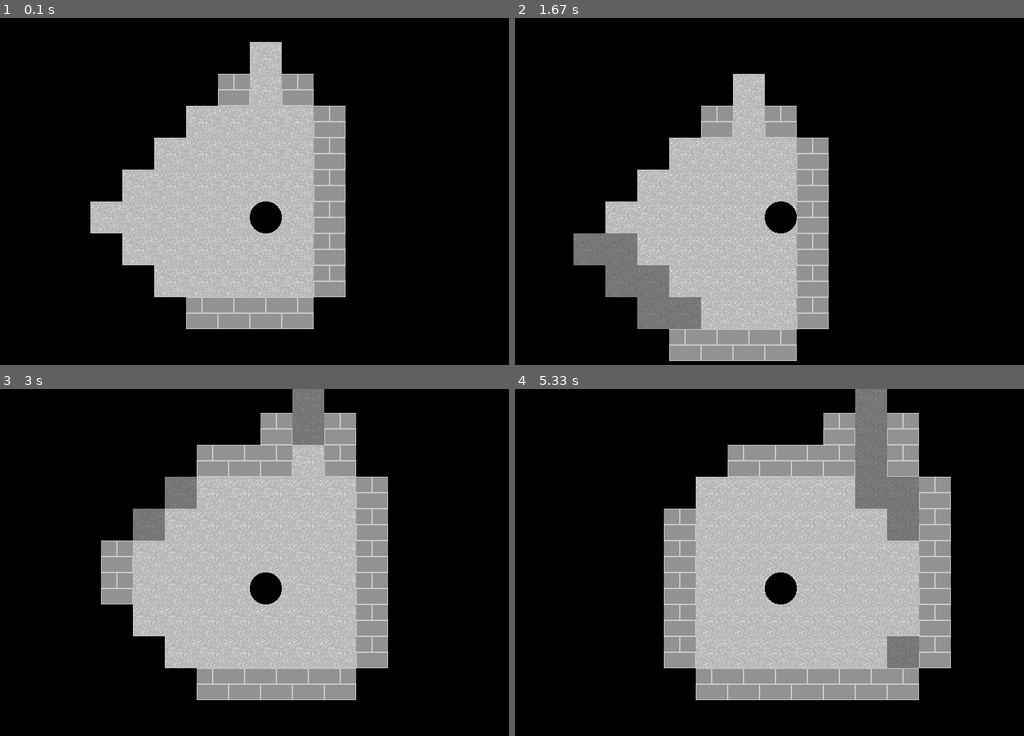
Above: before the commit, frames 1-4 (two rows, left to right).
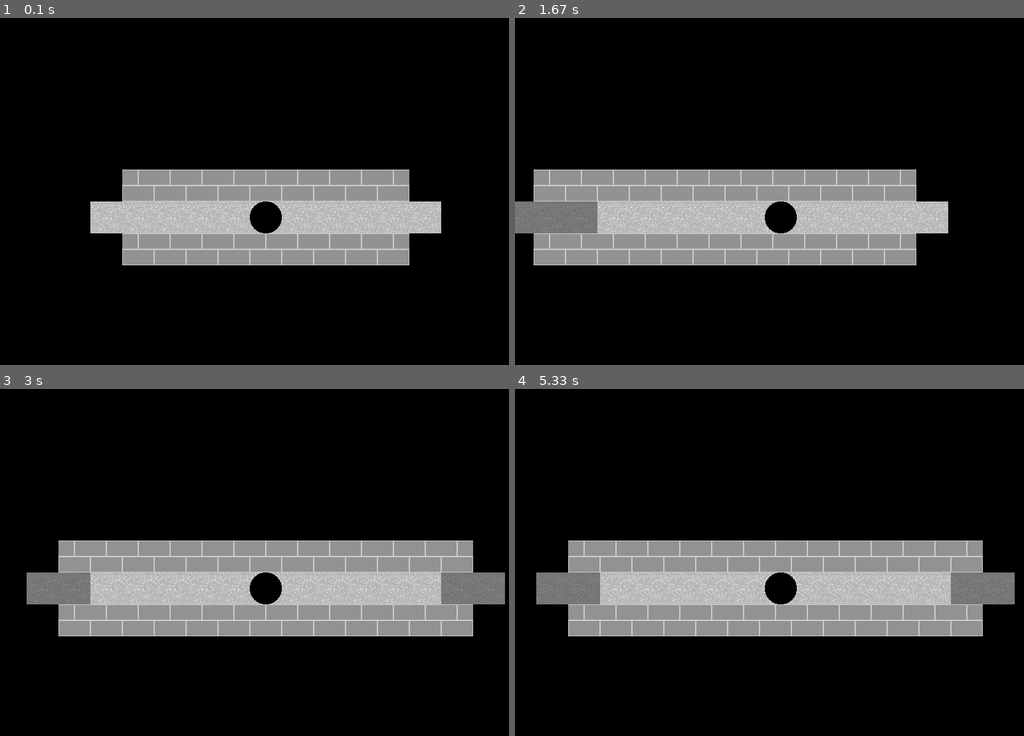
Above: after the commit, the same moments.

Repository: xenoryt/ZombieRunner2
Game: pygame game, started from game/main.py
The game is run twice, just before and just after one commit, with the same random seed, the same clock (stepped at 60 frames per second) and the same inputs. The source is Python 2; it was converted automatically to run under Python 3.
Inputs:
- Up to frame 1 (0.1 s): no input
- Up to frame 2 (1.67 s): hold Right 0.33-0.8 s; hold Up 0.83-1.13 s; hold Right 1.17-1.63 s
- Up to frame 3 (3 s): hold Left 1.67-2.2 s; hold Down 2.23-2.53 s; hold Left 2.57-2.97 s
- Up to frame 4 (5.33 s): hold Up 3-3.37 s; hold Right 3.4-4.03 s; hold Down 4.07-4.43 s; hold Left 4.47-4.93 s; hold Right from 4.97 s (still down)

The runs differ from the first frame. In frame 1, 25% of the frame differs, in the area x 24-87%, y 6-90%; in frame 2, 32%; in frame 3, 38%; in frame 4, 41%, in the area x 4-99%, y 0-90%.

Commit message:
fixed bug where monsters moved first

Diff:
--- a/game/log.txt
+++ b/game/log.txt
@@ -134,4 +134,6 @@
 	- Finished implementing lighting
 	- Finished implementing movement
 
-May 20
+May 20 (1.5)
+	- Implemented turn based movement
+	- Started implementing chests/items
--- a/game/sprite.py
+++ b/game/sprite.py
@@ -36,7 +36,7 @@
 		this.spd = 1
 
 		# This var stores how many actions are left to perform
-		this.actions = 0
+		this.actions = 1
 
 		# how far the sprite can see
 		# 5 is slightly less than half the screen height
@@ -270,6 +270,8 @@
 		super(Monster, this).__init__(world)
 
 		this.spd = 0.7
+		this.actions = 0
+
 		this.ai = AI(this)
 		this.sight = 4
 
